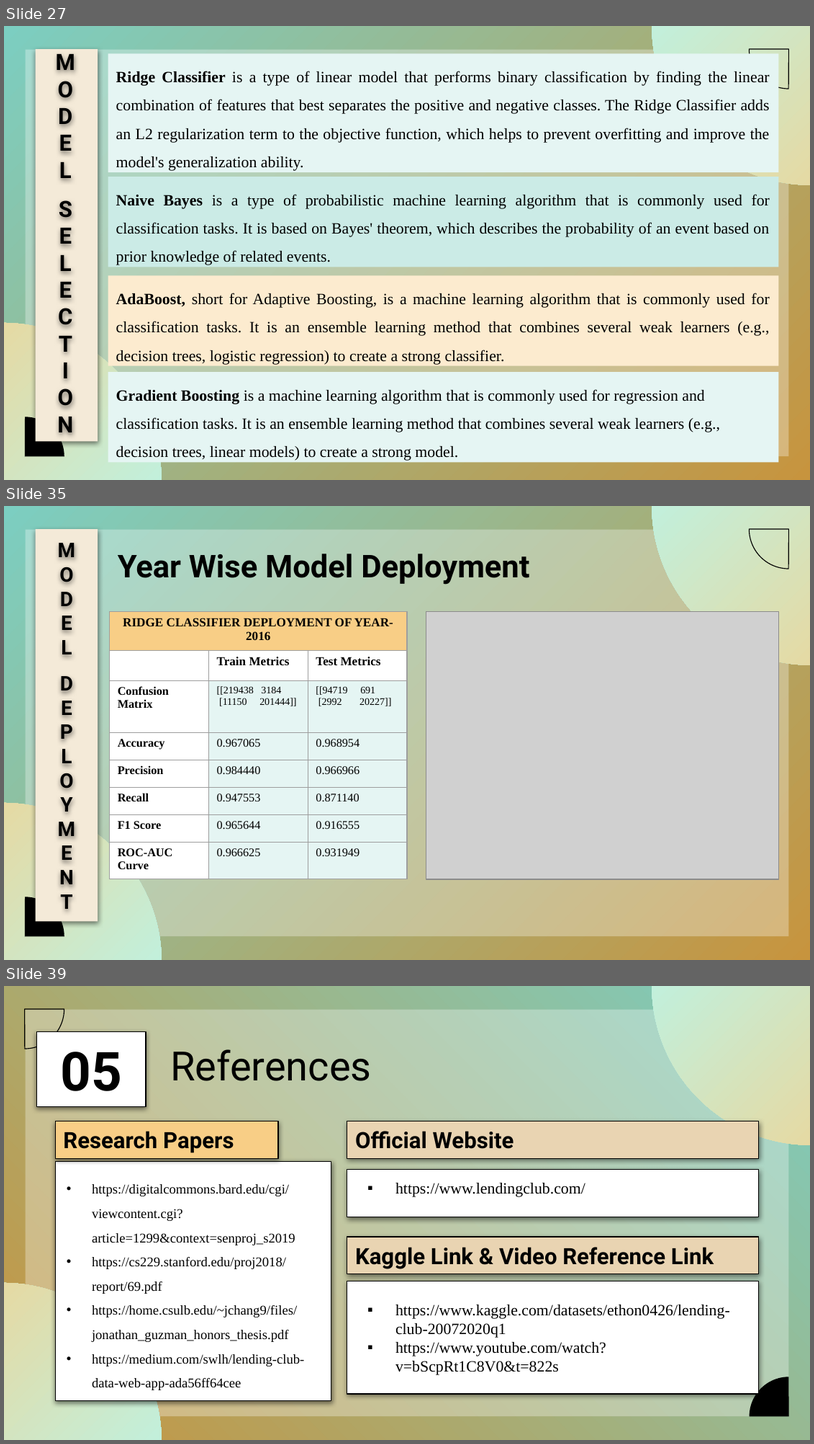
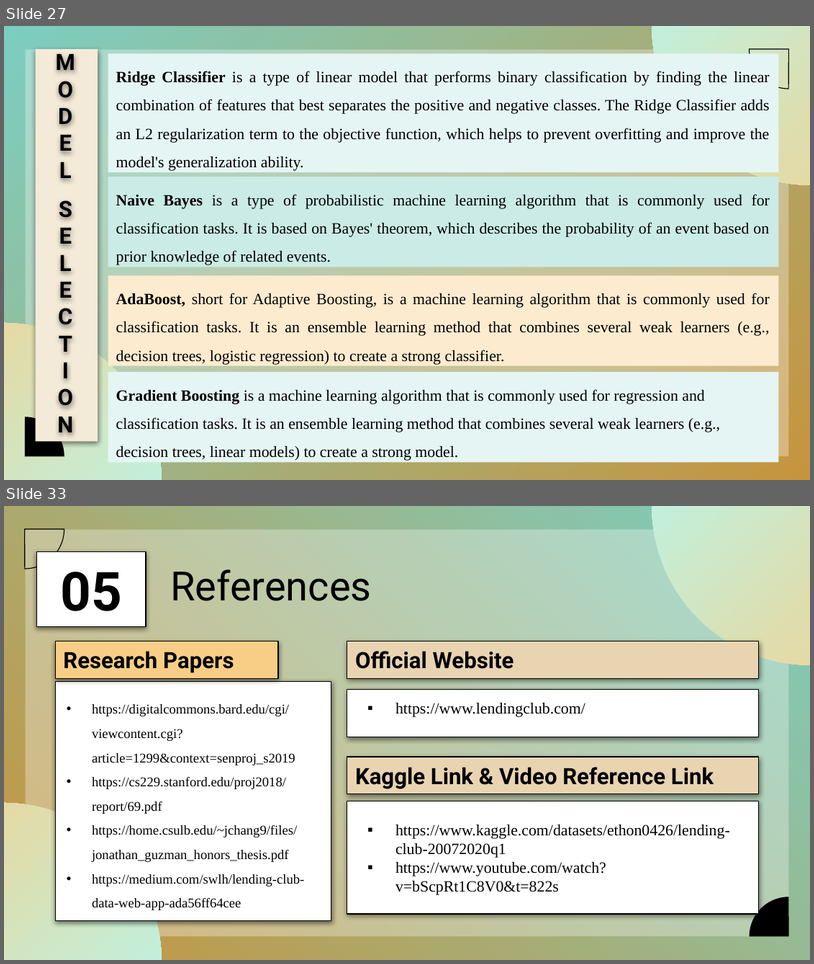
Before and after one commit to PrabhatMishra2111/Capstone-Project-P2P-Lending-Group-, a slide deck: Lending Club Final Presentation.pptx. Shown one above the other, each under a label of ours: slides 27, 35 and 39 before the commit, slides 27 and 33 after it; the slides between them are not shown. The pictures are 814x1444 and 814x964 pixels, drawn with LibreOffice and Linux fonts; fonts in the diff are those of the drawing; grey boxes stand for pictures; background and template pictures are left out. Boxes give left, top, right and bottom in pixels: in the first picture for what was removed or moved away, otherwise in the second. Text is boxed around its words. In the diff, an @@ line names an element or a change of style, - is before the commit and + after.

```diff
--- a/Lending Club Final Presentation.pptx
+++ b/Lending Club Final Presentation.pptx
@@ slide 35 removed at <box>4,506,810,960</box>, background picture (left out); not listed: 5 template elements that a slide beside it also shows @@
@@ rectangle removed at <box>36,529,98,921</box> @@
@@ text removed at <box>58,539,75,908</box> @@
-M
-O
-D
-E
-L
-D
-E
-P
-L
-O
-Y
-M
-E
-N
-T
@@ title removed at <box>118,554,530,584</box> @@
-Year Wise Model Deployment
@@ table removed at <box>110,612,407,880</box>, 8 rows, 3 columns @@
-RIDGE CLASSIFIER DEPLOYMENT OF YEAR- 2016 |  | 
- | Train Metrics | Test Metrics
-Confusion Matrix | [[219438 3184 / [11150 201444]] | [[94719 691 / [2992 20227]]
-Accuracy | 0.967065 | 0.968954
-Precision | 0.984440 | 0.966966
-Recall | 0.947553 | 0.871140
-F1 Score | 0.965644 | 0.916555
-ROC-AUC Curve | 0.966625 | 0.931949
@@ picture removed at <box>427,612,779,880</box> @@
@@ what was slide 39 is now slide 33 @@
```
Also in this commit, not shown: 7 slides changed, 1 slide added, 6 other slides removed.
